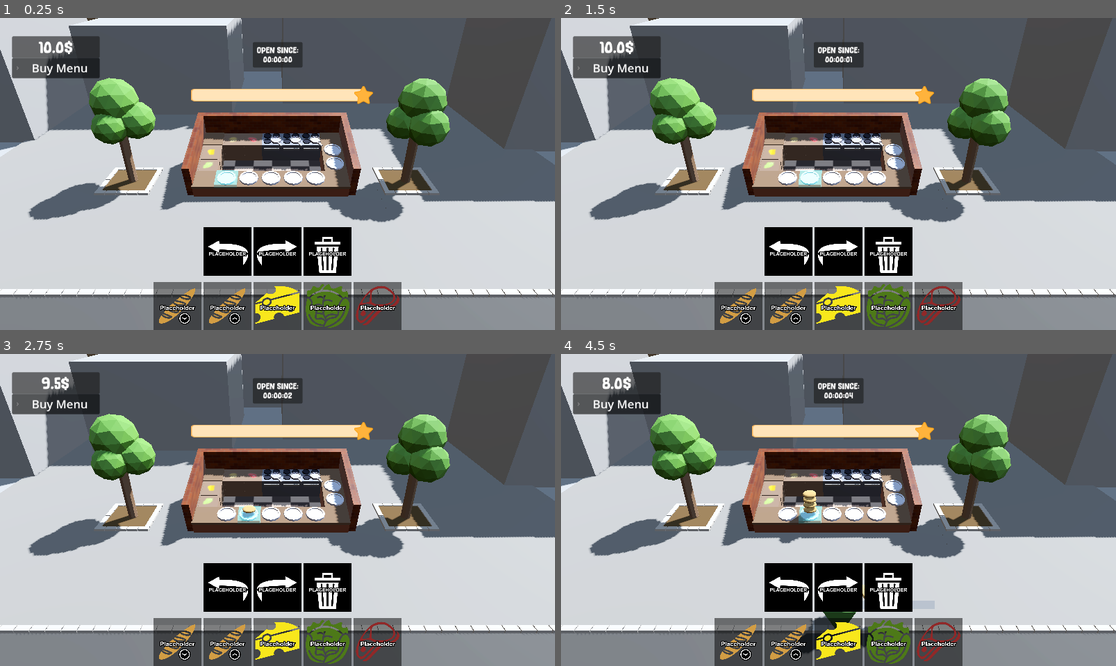
Above: before the commit, frames 1-4 (two rows, left to right).
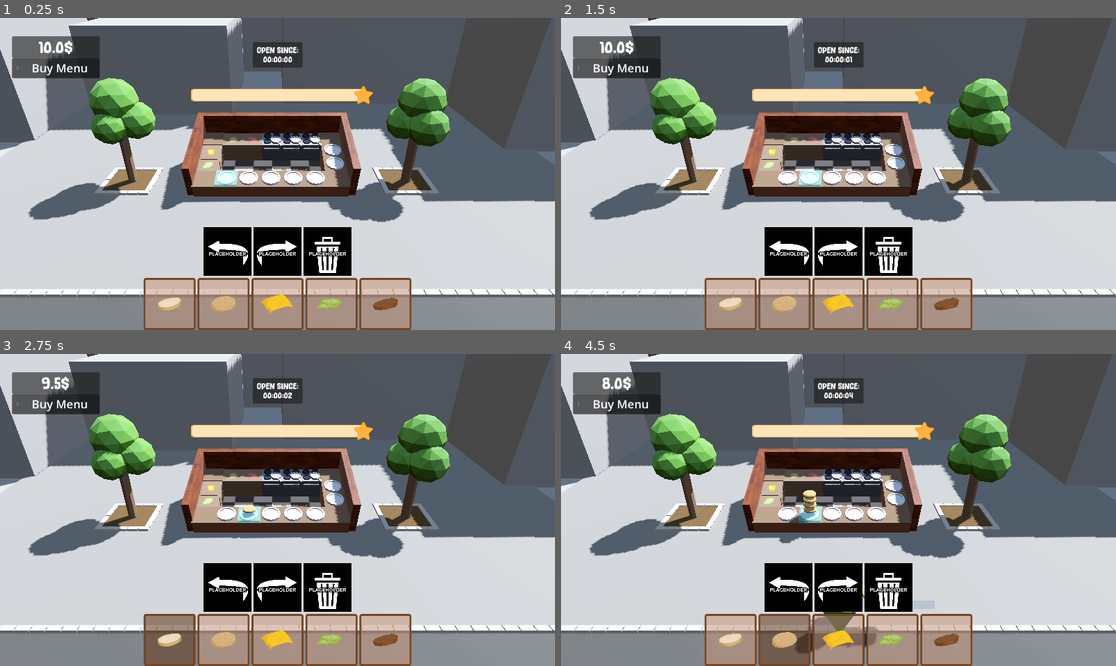
Above: after the commit, the same moments.

Repository: thewasmans/2026-game-jam-burger-truck
Game: Godot game, scene res://scenes/main.tscn
The game is run twice, just before and just after one commit, with the same random seed, the same clock (stepped at 60 frames per second) and the same inputs.
Inputs (mouse positions are in pixels of both pictures, inside the frame that each line leads up to):
- Up to frame 1 (0.25 s): no input
- Up to frame 2 (1.5 s): click (788, 252) at 0.5 s; click (838, 252) at 1.25 s
- Up to frame 3 (2.75 s): click (177, 641) at 2.02 s
- Up to frame 4 (4.5 s): click (733, 641) at 2.77 s; click (788, 641) at 3.52 s; click (783, 641) at 4.27 s

The runs differ from the first frame. In frame 1, 8.1% of the frame differs, in the area x 25-75%, y 83-100%; in frame 2, 8.1%; in frame 3, 8.1%; in frame 4, 8.1%.

Commit message:
imported ingredient assets, changed theme and assigned assets

Diff:
--- a/contents/ui/ingredients_theme.tres
+++ b/contents/ui/ingredients_theme.tres
@@ -1,6 +1,18 @@
 [gd_resource type="Theme" format=3 uid="uid://cvnnsdpuxjgqj"]
 
 [ext_resource type="StyleBox" uid="uid://b8rcmj8xwjxcr" path="res://contents/ui/style_box_flat_alpha.tres" id="1_33i5m"]
+
+[sub_resource type="StyleBoxFlat" id="StyleBoxFlat_33i5m"]
+bg_color = Color(0.78430176, 0.58278763, 0.47660834, 0.5294118)
+border_width_left = 4
+border_width_top = 4
+border_width_right = 4
+border_width_bottom = 4
+border_color = Color(0.45882353, 0.27450982, 0.13725491, 1)
+corner_radius_top_left = 4
+corner_radius_top_right = 4
+corner_radius_bottom_right = 4
+corner_radius_bottom_left = 4
 
 [resource]
 Button/colors/font_color = Color(0.875, 0.875, 0.875, 1)
@@ -17,5 +29,5 @@
 Button/constants/icon_max_width = 100
 Button/styles/hover = ExtResource("1_33i5m")
 Button/styles/hover_pressed = ExtResource("1_33i5m")
-Button/styles/normal = ExtResource("1_33i5m")
+Button/styles/normal = SubResource("StyleBoxFlat_33i5m")
 Button/styles/pressed = ExtResource("1_33i5m")
--- a/contents/ui/style_box_flat_alpha.tres
+++ b/contents/ui/style_box_flat_alpha.tres
@@ -1,4 +1,13 @@
 [gd_resource type="StyleBoxFlat" format=3 uid="uid://b8rcmj8xwjxcr"]
 
 [resource]
-bg_color = Color(0.6, 0.6, 0.6, 0)
+bg_color = Color(0.39607844, 0.23921569, 0.12941177, 0.58431375)
+border_width_left = 4
+border_width_top = 4
+border_width_right = 4
+border_width_bottom = 4
+border_color = Color(0.45994693, 0.27390495, 0.13646835, 1)
+corner_radius_top_left = 4
+corner_radius_top_right = 4
+corner_radius_bottom_right = 4
+corner_radius_bottom_left = 4
--- a/data/ingredients/bun_bottom.tres
+++ b/data/ingredients/bun_bottom.tres
@@ -1,12 +1,12 @@
 [gd_resource type="Resource" script_class="Ingredient" format=3 uid="uid://ds12p0l6sb6u3"]
 
 [ext_resource type="Script" uid="uid://btvvuw6kwk0cc" path="res://scripts/ingredient.gd" id="1_3lgsw"]
-[ext_resource type="Texture2D" uid="uid://c1ty2c05lm22s" path="res://contents/ui/ingredients/placholder_bun_bottom.png" id="1_lc35h"]
+[ext_resource type="Texture2D" uid="uid://bixgw4gyyoikd" path="res://contents/ui/ingredients/bun_bottom.png" id="1_jm00w"]
 [ext_resource type="PackedScene" uid="uid://b7hk7qjtttpsi" path="res://contents/3d/ingredients/bun_bottom_3d.glb" id="2_jm00w"]
 
 [resource]
 script = ExtResource("1_3lgsw")
 name = "Bun Bottom"
-icon = ExtResource("1_lc35h")
+icon = ExtResource("1_jm00w")
 model_3d = ExtResource("2_jm00w")
 price = 0.5
--- a/data/ingredients/bun_top.tres
+++ b/data/ingredients/bun_top.tres
@@ -1,12 +1,12 @@
 [gd_resource type="Resource" script_class="Ingredient" format=3 uid="uid://bglklru7boruo"]
 
-[ext_resource type="Texture2D" uid="uid://wo4ma1j1r3yy" path="res://contents/ui/ingredients/placholder_bun_top.png" id="1_0h7ij"]
 [ext_resource type="Script" uid="uid://btvvuw6kwk0cc" path="res://scripts/ingredient.gd" id="1_abcde"]
+[ext_resource type="Texture2D" uid="uid://dhksdtifuvne6" path="res://contents/ui/ingredients/bun_top.png" id="1_veirf"]
 [ext_resource type="PackedScene" uid="uid://dvwq2ngf5kyh7" path="res://contents/3d/ingredients/bun_top_3d.glb" id="2_veirf"]
 
 [resource]
 script = ExtResource("1_abcde")
 name = "Bun Top"
-icon = ExtResource("1_0h7ij")
+icon = ExtResource("1_veirf")
 model_3d = ExtResource("2_veirf")
 price = 0.5
--- a/data/ingredients/cheese.tres
+++ b/data/ingredients/cheese.tres
@@ -1,12 +1,12 @@
 [gd_resource type="Resource" script_class="Ingredient" format=3 uid="uid://cswgje7b0i4vs"]
 
-[ext_resource type="Texture2D" uid="uid://du6wlw8v76xmu" path="res://contents/ui/ingredients/placholder_cheese.png" id="1_8upd0"]
+[ext_resource type="Texture2D" uid="uid://pooo8qf5qtf3" path="res://contents/ui/ingredients/cheese.png" id="1_2tg6n"]
 [ext_resource type="Script" uid="uid://btvvuw6kwk0cc" path="res://scripts/ingredient.gd" id="1_abcde"]
 [ext_resource type="PackedScene" uid="uid://03hvbonklywu" path="res://contents/3d/ingredients/cheese_3d.glb" id="2_2tg6n"]
 
 [resource]
 script = ExtResource("1_abcde")
 name = "Cheese"
-icon = ExtResource("1_8upd0")
+icon = ExtResource("1_2tg6n")
 model_3d = ExtResource("2_2tg6n")
 price = 1.0
--- a/data/ingredients/lettuce.tres
+++ b/data/ingredients/lettuce.tres
@@ -1,12 +1,12 @@
 [gd_resource type="Resource" script_class="Ingredient" format=3 uid="uid://c12ckpkly0n7a"]
 
 [ext_resource type="Script" uid="uid://btvvuw6kwk0cc" path="res://scripts/ingredient.gd" id="1_abcde"]
-[ext_resource type="Texture2D" uid="uid://d0vbik5oew326" path="res://contents/ui/ingredients/placholder_salad.png" id="1_rkd20"]
+[ext_resource type="Texture2D" uid="uid://bswelmlauf01g" path="res://contents/ui/ingredients/salad.png" id="1_jnmx8"]
 [ext_resource type="PackedScene" uid="uid://bgup57wukn4bu" path="res://contents/3d/ingredients/salad_3d.glb" id="2_jnmx8"]
 
 [resource]
 script = ExtResource("1_abcde")
 name = "Lettuce"
-icon = ExtResource("1_rkd20")
+icon = ExtResource("1_jnmx8")
 model_3d = ExtResource("2_jnmx8")
 price = 1.5
--- a/data/ingredients/steak.tres
+++ b/data/ingredients/steak.tres
@@ -1,12 +1,12 @@
 [gd_resource type="Resource" script_class="Ingredient" format=3 uid="uid://da52klgb8iem0"]
 
-[ext_resource type="Texture2D" uid="uid://8r31g5mnesv1" path="res://contents/ui/ingredients/placholder_steak.png" id="1_epcle"]
+[ext_resource type="Texture2D" uid="uid://lhnrupxthvbg" path="res://contents/ui/ingredients/meat.png" id="1_vyhdy"]
 [ext_resource type="PackedScene" uid="uid://oeh16qemojhb" path="res://contents/3d/ingredients/steak_3d.glb" id="2_b7rw3"]
 [ext_resource type="Script" uid="uid://btvvuw6kwk0cc" path="res://scripts/ingredient.gd" id="2_vyhdy"]
 
 [resource]
 script = ExtResource("2_vyhdy")
 name = "steak"
-icon = ExtResource("1_epcle")
+icon = ExtResource("1_vyhdy")
 model_3d = ExtResource("2_b7rw3")
 price = 2.0
Binary file added: contents/ui/ingredients/bun_bottom.png
Not shown, added: contents/ui/ingredients/bun_bottom.png.import
Binary file added: contents/ui/ingredients/bun_top.png
Not shown, added: contents/ui/ingredients/bun_top.png.import
Binary file added: contents/ui/ingredients/cheese.png
Not shown, added: contents/ui/ingredients/cheese.png.import
Binary file added: contents/ui/ingredients/meat.png
Not shown, added: contents/ui/ingredients/meat.png.import
Binary file added: contents/ui/ingredients/salad.png
Not shown, added: contents/ui/ingredients/salad.png.import
